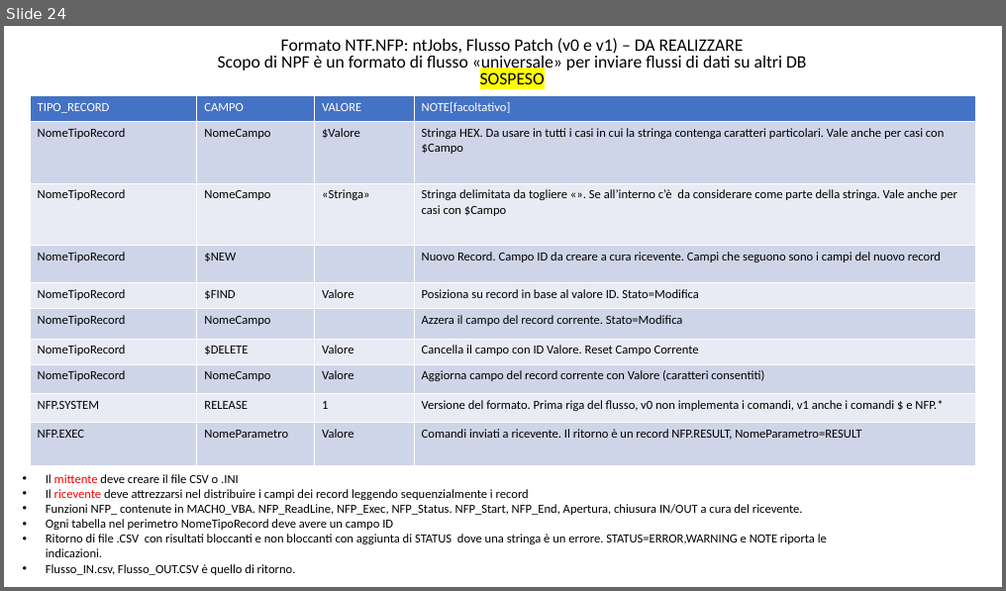
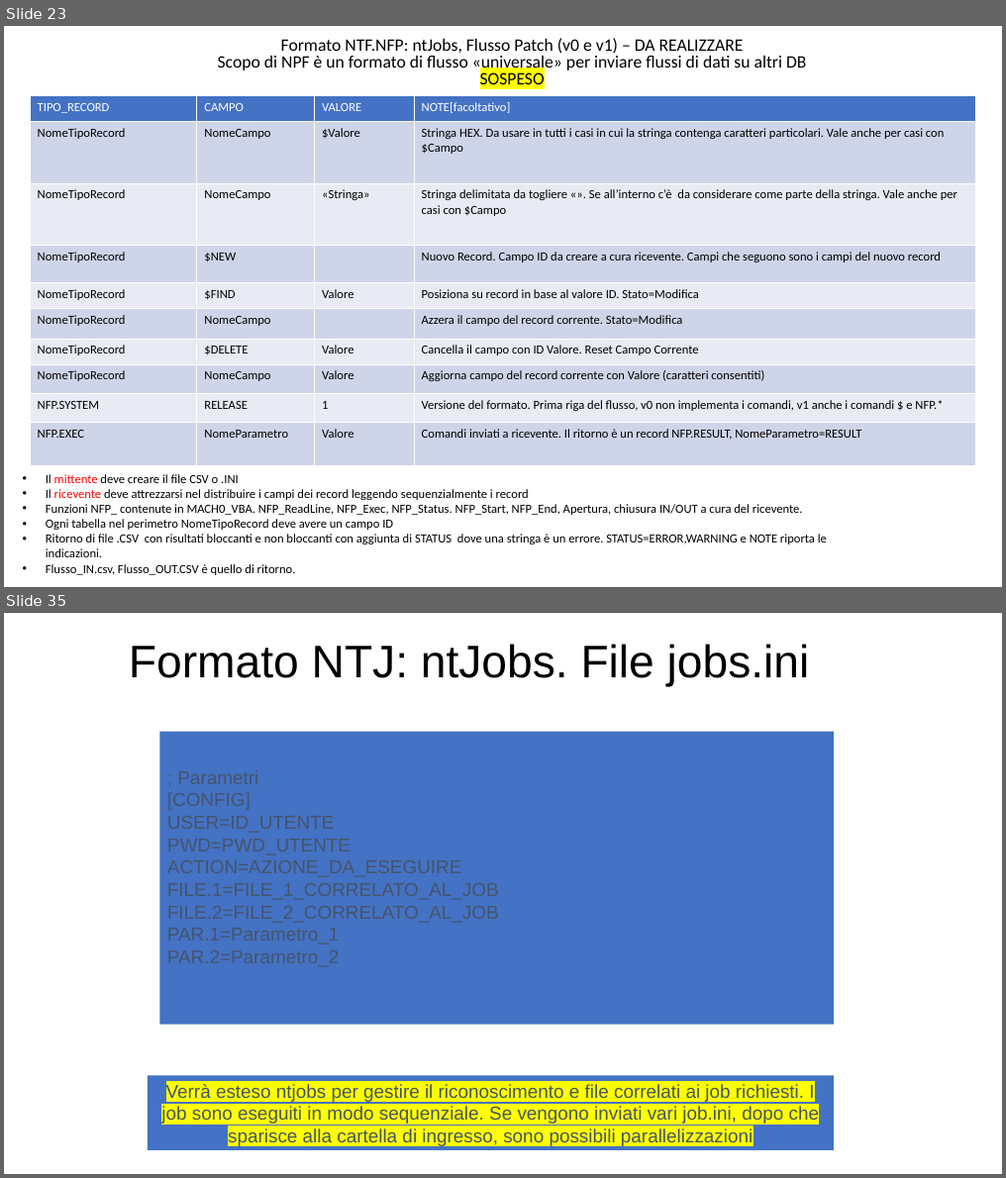
Before and after one commit to ntgcorp/ntJobsOS, a slide deck: ntjobs_white_paper_it.pptx. Shown one above the other, each under a label of ours: slide 24 before the commit, slides 23 and 35 after it; the slides between them are not shown. The pictures are 1006x591 and 1006x1178 pixels, drawn with LibreOffice and Linux fonts; fonts in the diff are those of the drawing. Boxes give left, top, right and bottom in pixels: in the first picture for what was removed or moved away, otherwise in the second. Text is boxed around its words. In the diff, an @@ line names an element or a change of style, - is before the commit and + after.

```diff
--- a/ntjobs_white_paper_it.pptx
+++ b/ntjobs_white_paper_it.pptx
@@ slide 35 added at (4,613,1002,1174), background #FFFFFF @@
@@ title added at (129,644,810,687), 44 pt, text #000000 @@
+Formato NTJ: ntJobs. File jobs.ini
@@ rectangle added at (159,731,834,1025), fill #4472C4 @@
@@ rectangle added at (148,1075,835,1151), fill #4472C4, 18 pt, text #44546A @@
+Verrà esteso ntjobs per gestire il riconoscimento e file correlati ai job richiesti. I job sono eseguiti in modo sequenziale. Se vengono inviati vari job.ini, dopo che sparisce alla cartella di ingresso, sono possibili parallelizzazioni
@@ what was slide 24 is now slide 23 @@
```
Also in this commit, not shown: 11 other slides changed, 15 other slides added, 1 slide removed, 8 other files.
